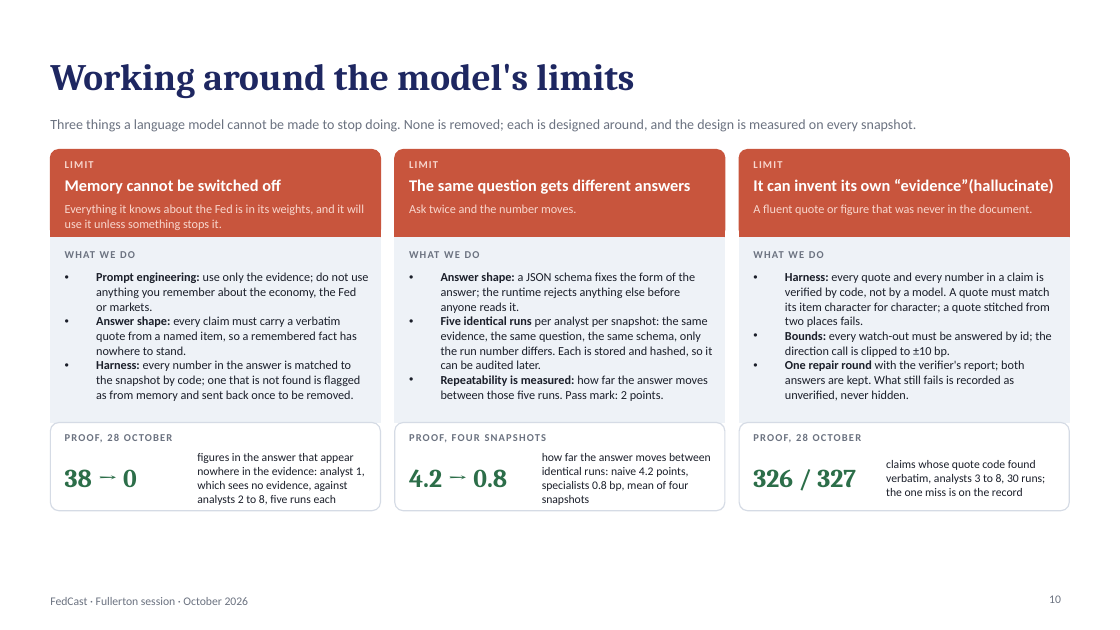
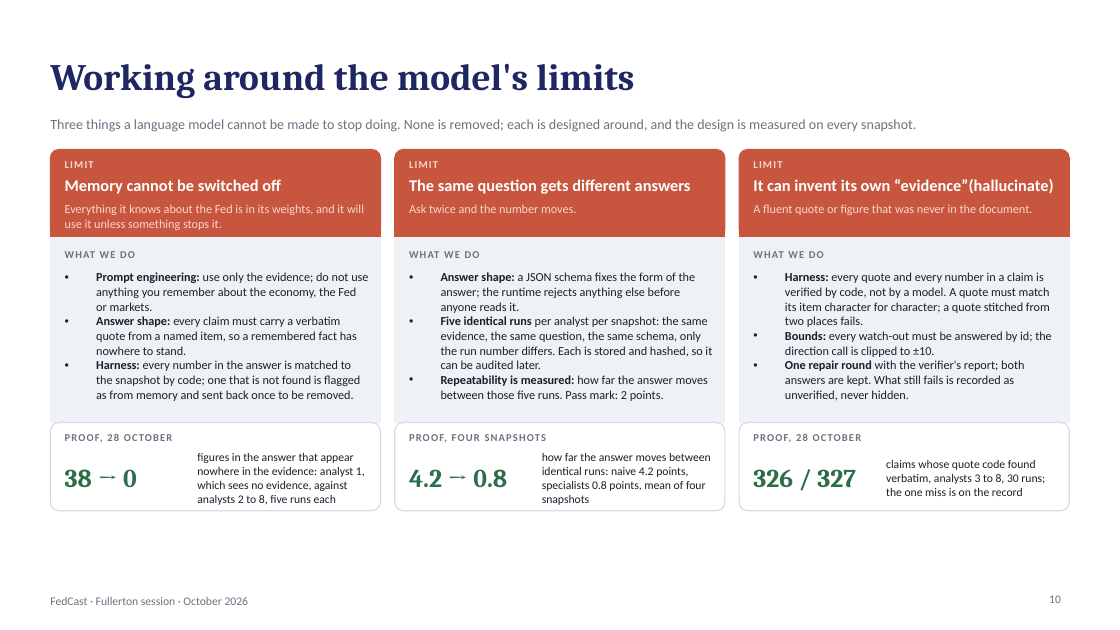
Before and after one commit to kmt112/fed-forecast, a slide deck: slide 10 of docs/FedCast_Fullerton.pptx. Drawn at 1120x630 pixels with LibreOffice and Linux fonts; fonts in the diff are those of the drawing. Boxes give left, top, right and bottom in pixels: in the first picture for what was removed or moved away, otherwise in the second. Text is boxed around its words. In the diff, an @@ line names an element or a change of style, - is before the commit and + after.

```diff
--- a/docs/FedCast_Fullerton.pptx
+++ b/docs/FedCast_Fullerton.pptx
@@ text at box(785, 331, 1052, 357): text changed @@
-• Bounds: every watch-out must be answered by id; the direction call is clipped to ±10 bp.
+• Bounds: every watch-out must be answered by id; the direction call is clipped to ±10.
@@ text at box(542, 453, 711, 505): text changed @@
-how far the answer moves between identical runs: naive 4.2 points, specialists 0.8 bp, mean of four snapshots
+how far the answer moves between identical runs: naive 4.2 points, specialists 0.8 points, mean of four snapshots
```
Also in this commit, not shown: 7 other slides changed, 2 slides added, 8 other files.
